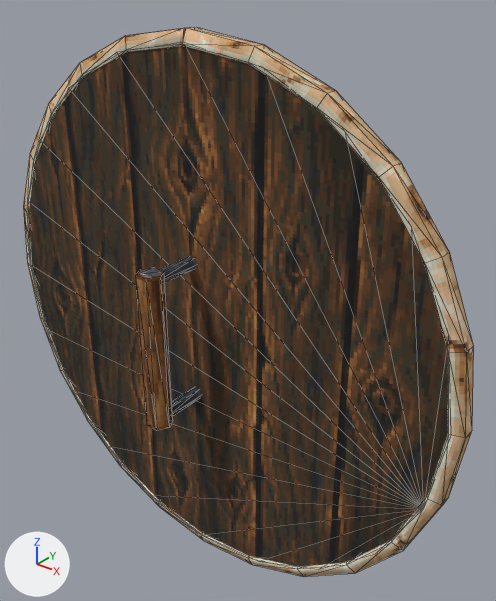
What one commit did to the glTF model templates/models/items/shield_round/skull_boss/skull_boss.glb.
Rendered twice from a 50 mm lens placed at (0.388, -0.356, 0.302), pointed at (0.024, 0.099, 0.02). Arrows for +X, +Y and +Z are at lower left; the lights stay in place. The older version comes first. Mesh edges are drawn as thin lines. Vertices at exactly the same position are counted once.

In view in the first picture: 'skull_boss'.
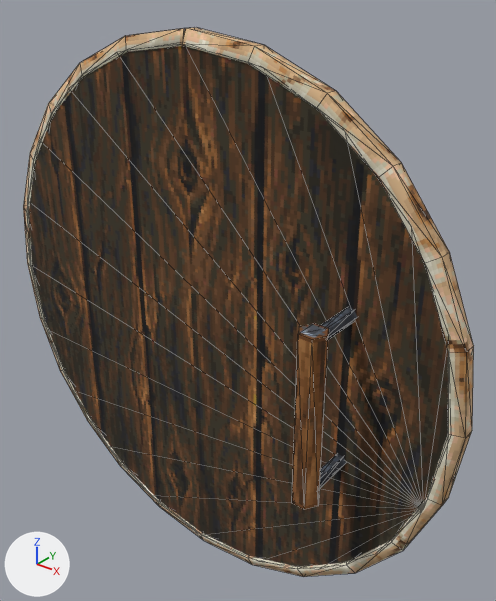
The newer file is also turned or shifted as a whole; pictures and numbers use the older file's frame.

The change, as a list of edits to the scene's bpy script:
```text
Change me_skull_boss:
    where me_skull_boss.from_pydata(...)  # 373 vertices, 670 faces; spans x -0.26..0.26, y -0.01..0.144, z -0.26..0.26
    used by ob_skull_boss; location = (0.0, 0.0, 0.0)
    me_skull_boss part 1: the loose piece of 12 vertices spanning x -0.012..0.012, y -0.01..0.01, z -0.075..0.075 is moved by (0.161, 0.0, 0.0)
    me_skull_boss part 2: the loose piece of 12 vertices spanning x -0.006..0.006, y 0.0..0.052, z 0.063..0.073 is moved by (0.161, 0.0, 0.0)
    me_skull_boss part 3: the loose piece of 12 vertices spanning x -0.006..0.006, y 0.0..0.052, z -0.073..-0.063 is moved by (0.161, 0.0, 0.0)
```

Pixel boxes (x1, y1, x2, y2) of what changed, in the pictures (496 x 601 px; the box of a moved part takes in the faces that stretch with it):
part 1 of me_skull_boss, moved or reshaped: before (136, 268, 173, 431); after (292, 323, 329, 510)
part 2 of me_skull_boss, moved or reshaped: before (160, 257, 197, 282); after (321, 307, 357, 339)
part 3 of me_skull_boss, moved or reshaped: before (172, 387, 201, 415); after (320, 454, 346, 488)
